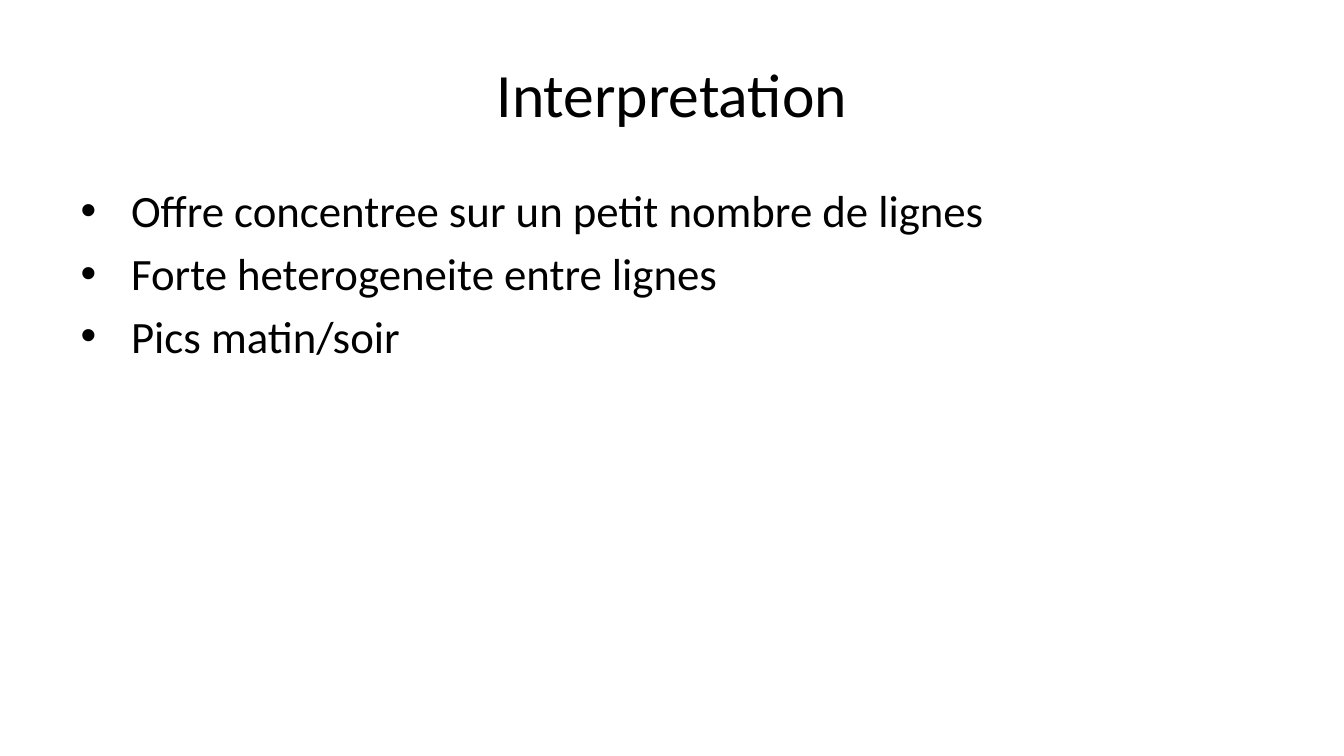
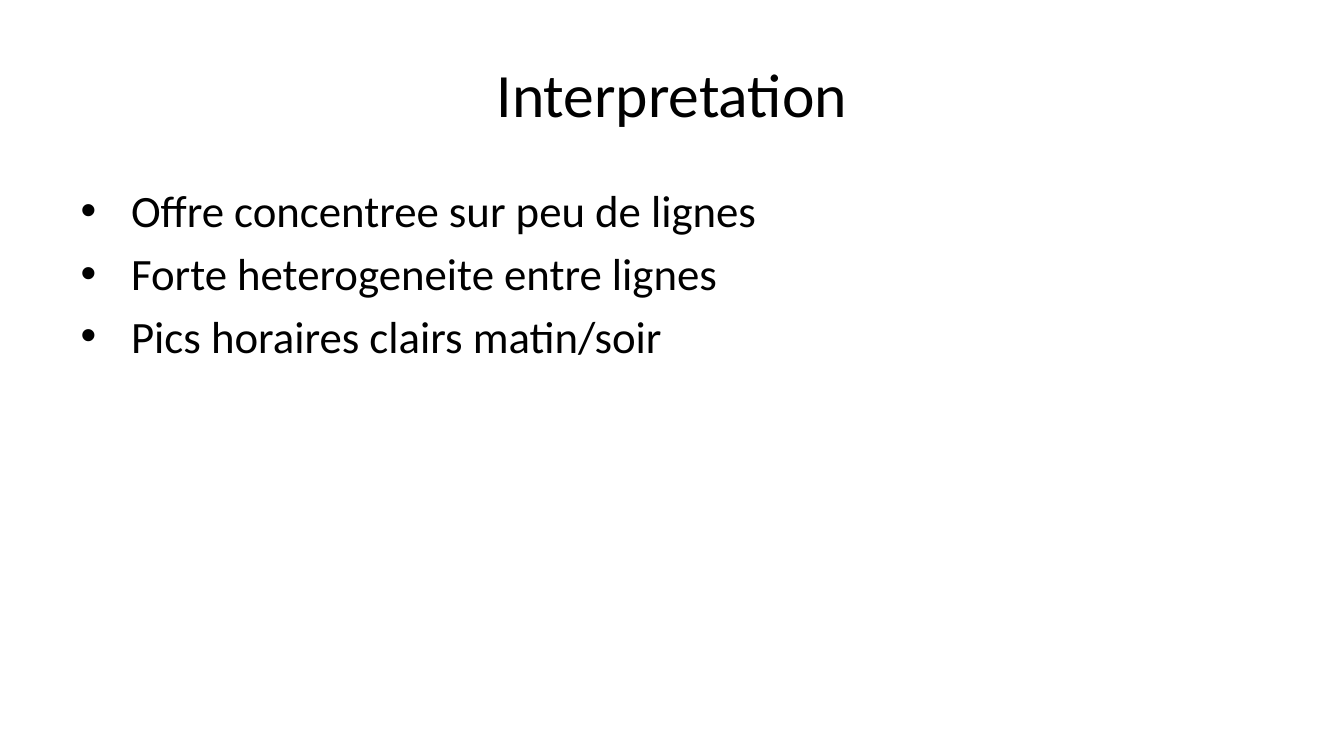
Before and after one commit to OumarouAhmed/Projet_R, a slide deck: slide 9 of docs/slides/presentation.pptx (slide 7 before the commit). Drawn at 1344x756 pixels with LibreOffice and Linux fonts; fonts in the diff are those of the drawing. Boxes give left, top, right and bottom in pixels: in the first picture for what was removed or moved away, otherwise in the second. Text is boxed around its words. In the diff, an @@ line names an element or a change of style, - is before the commit and + after.

```diff
--- a/docs/slides/presentation.pptx
+++ b/docs/slides/presentation.pptx
@@ text at box(131, 196, 756, 235): text changed @@
-• Offre concentree sur un petit nombre de lignes
+• Offre concentree sur peu de lignes
@@ text at box(131, 322, 662, 355): text changed @@
-• Pics matin/soir
+• Pics horaires clairs matin/soir
```
Also in this commit, not shown: 6 other slides changed, 3 slides added, 2 other files.
